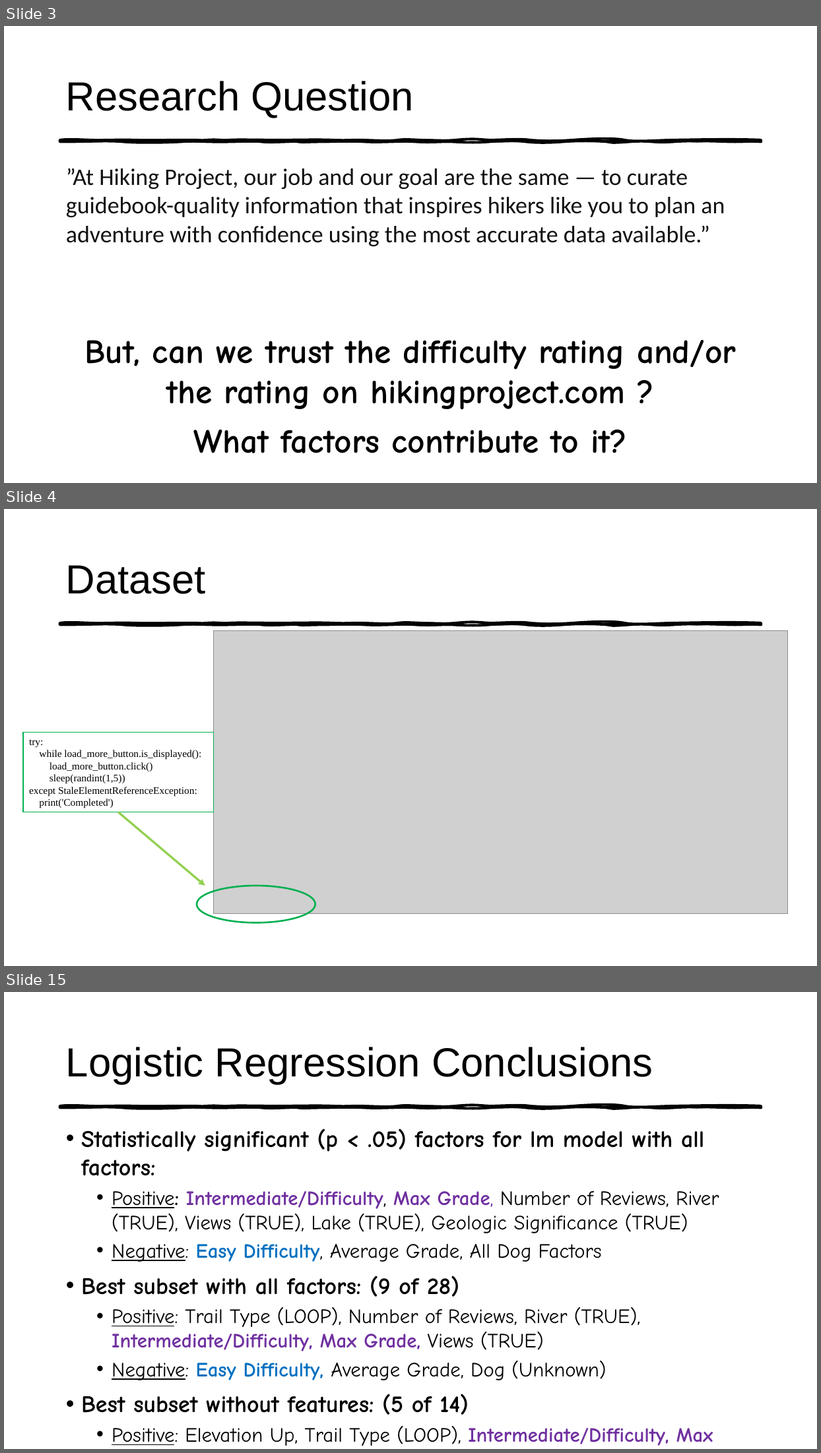
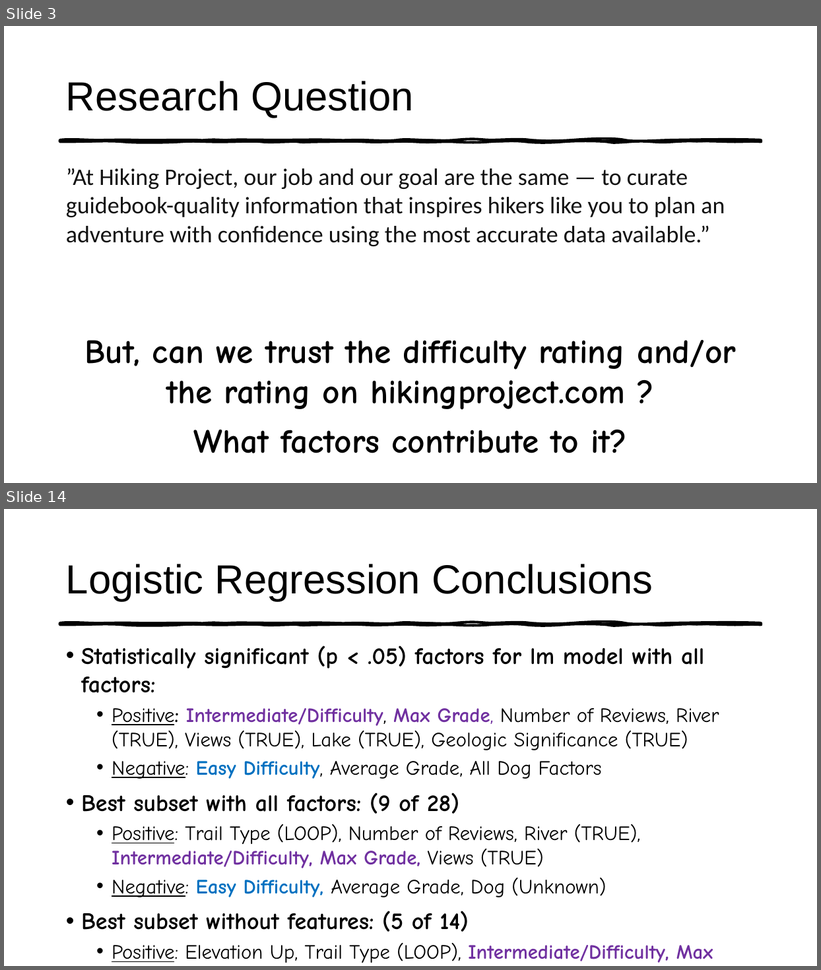
Before and after one commit to BiochemHead/COMP_4447_Final_Project, a slide deck: HikingPresentation.pptx. Shown one above the other, each under a label of ours: slides 3, 4 and 15 before the commit, slides 3 and 14 after it; the slides between them are not shown. The pictures are 821x1453 and 821x970 pixels, drawn with LibreOffice and Linux fonts; fonts in the diff are those of the drawing; grey boxes stand for pictures. Boxes give left, top, right and bottom in pixels: in the first picture for what was removed or moved away, otherwise in the second. Text is boxed around its words. In the diff, an @@ line names an element or a change of style, - is before the commit and + after.

```diff
--- a/HikingPresentation.pptx
+++ b/HikingPresentation.pptx
@@ slide 4 removed at [4,509,817,966], background #FFFFFF; not listed: 1 template element that a slide beside it also shows @@
@@ title removed at [66,565,206,594] @@
-Dataset
@@ picture removed at [214,630,789,914] @@
@@ rectangle removed at [23,732,213,812] @@
-try:
-while load_more_button.is_displayed():
-load_more_button.click()
-sleep(randint(1,5))
-except StaleElementReferenceException:
-print('Completed')
@@ arrow removed from (118, 813) to (205, 886) @@
@@ ellipse removed at [197,886,316,923] @@
@@ what was slide 15 is now slide 14 @@
```
Also in this commit, not shown: 6 slides changed, 4 slides added, 4 other slides removed.
